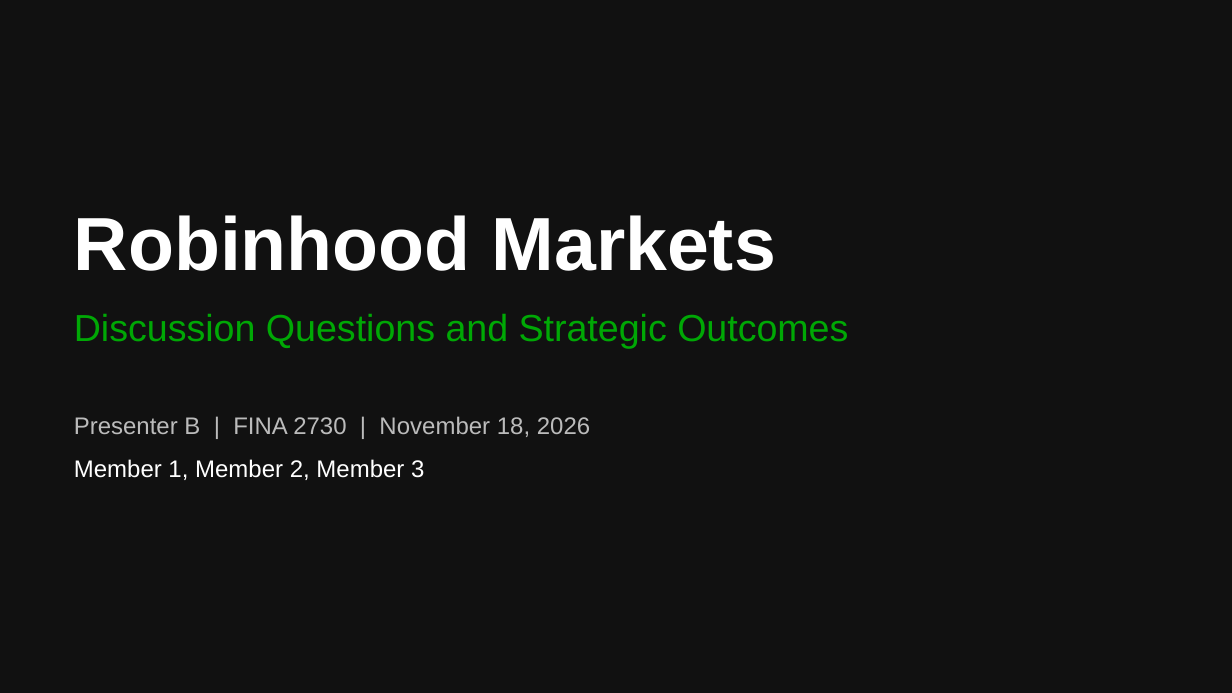
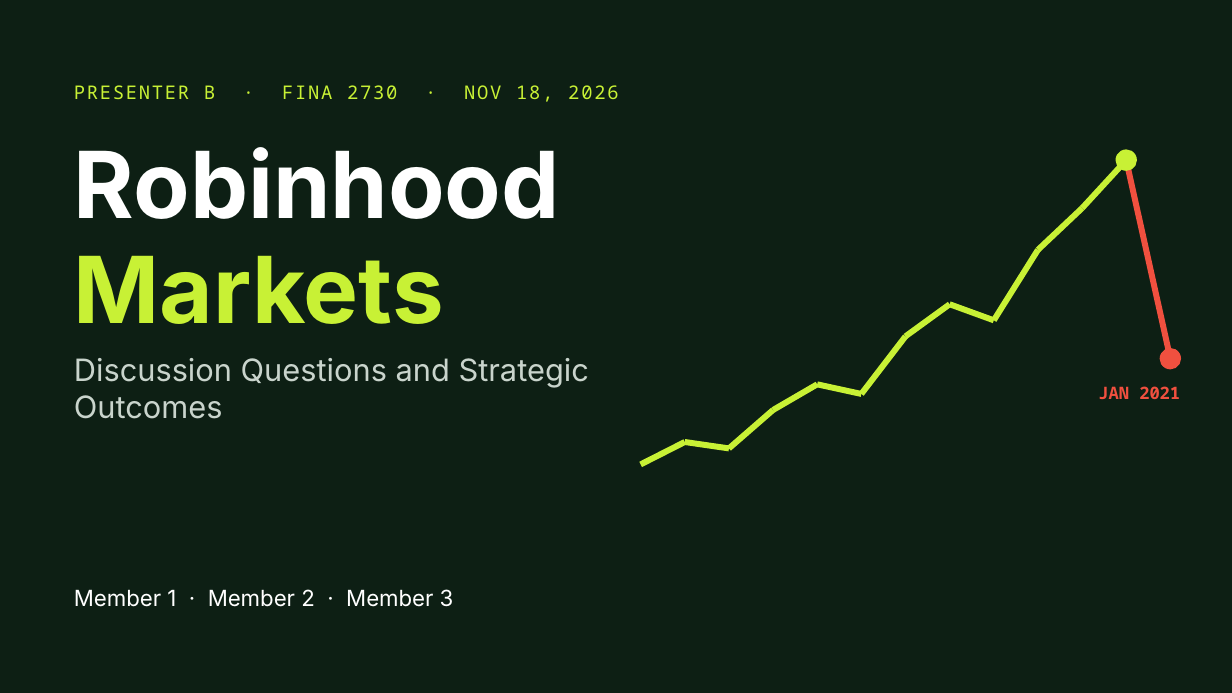
Before and after one commit to melissalcaraz1/DF, a slide deck: slide 1 of robinhood/Robinhood_Member1_Slides.pptx. Drawn at 1232x693 pixels with LibreOffice and Linux fonts; fonts in the diff are those of the drawing. Boxes give left, top, right and bottom in pixels: in the first picture for what was removed or moved away, otherwise in the second. Text is boxed around its words. In the diff, an @@ line names an element or a change of style, - is before the commit and + after.

```diff
--- a/robinhood/Robinhood_Member1_Slides.pptx
+++ b/robinhood/Robinhood_Member1_Slides.pptx
@@ background #111111 to #0D1F14 @@
@@ text at (74, 85, 618, 102): text changed; size 14 to 11 pt; font Arial to Noto Sans Mono; text colour #BBBBBB to #C8F135 @@
-Presenter B | FINA 2730 | November 18, 2026
+PRESENTER B · FINA 2730 · NOV 18, 2026
@@ text added at (74, 147, 560, 219), 54 pt, text #FFFFFF, bold @@
+Robinhood
@@ line added from (1082, 208) to (1126, 160), #C8F135 3.5 pt @@
@@ ellipse added at (1116, 150, 1136, 170), fill #C8F135, outline #C8F135 1 pt @@
@@ line added from (1126, 160) to (1170, 359), #F0503F 3.5 pt @@
@@ line added from (1039, 250) to (1082, 208), #C8F135 3.5 pt @@
@@ text at (74, 255, 444, 324): text changed; size 44 to 54 pt; font Arial to Inter; text colour #FFFFFF to #C8F135 @@
-Robinhood Markets
+Markets
@@ line added from (994, 320) to (1039, 250), #C8F135 3.5 pt @@
@@ line added from (906, 336) to (950, 304), #C8F135 3.5 pt @@
@@ line added from (950, 304) to (994, 320), #C8F135 3.5 pt @@
@@ text "Discussion Questions and Strategic Outcomes": place and size @@
-text "Discussion Questions and Strategic Outcomes" at (74, 314, 848, 348)
+text "Discussion Questions and Strategic Outcomes" at (74, 358, 589, 419)
@@ text "Discussion Questions and Strategic Outcomes" at (74, 358, 589, 419): size 22 to 18 pt, font Arial to Inter, text colour #00A805 to #C9D4CC @@
@@ line added from (861, 394) to (906, 336), #C8F135 3.5 pt @@
@@ ellipse added at (1161, 349, 1180, 368), fill #F0503F, outline #F0503F 1 pt @@
@@ line added from (774, 410) to (817, 384), #C8F135 3.5 pt @@
@@ line added from (817, 384) to (861, 394), #C8F135 3.5 pt @@
@@ text added at (1098, 386, 1180, 399), 10 pt, text #F0503F, bold @@
+JAN 2021
@@ line added from (729, 448) to (774, 410), #C8F135 3.5 pt @@
@@ line added from (641, 464) to (685, 442), #C8F135 3.5 pt @@
@@ line added from (685, 442) to (729, 448), #C8F135 3.5 pt @@
@@ text at (74, 589, 454, 607): text changed; size 14 to 13 pt; font Arial to Inter @@
-Member 1, Member 2, Member 3
+Member 1 · Member 2 · Member 3
```
Also in this commit, not shown: 4 other slides changed, 6 other files.
